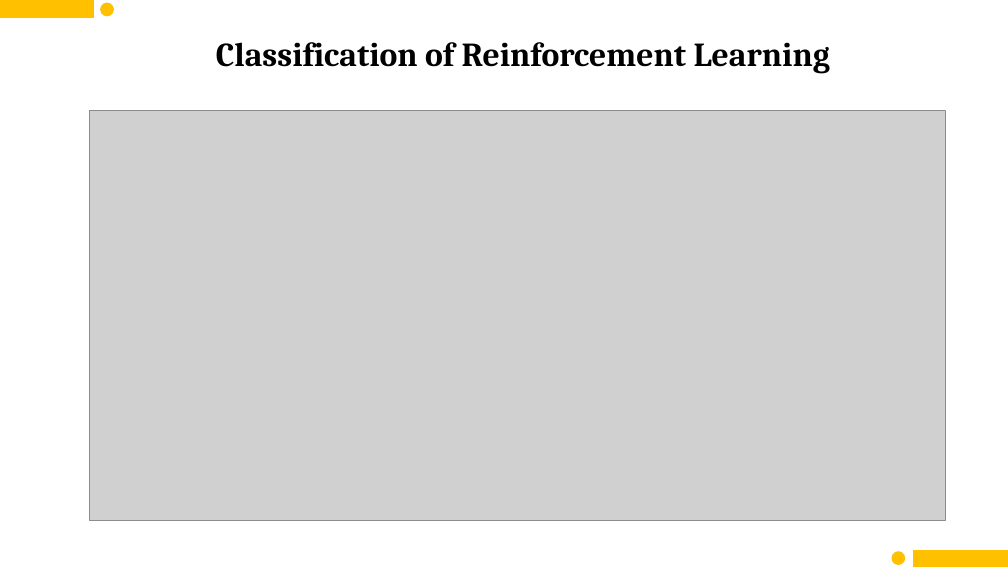
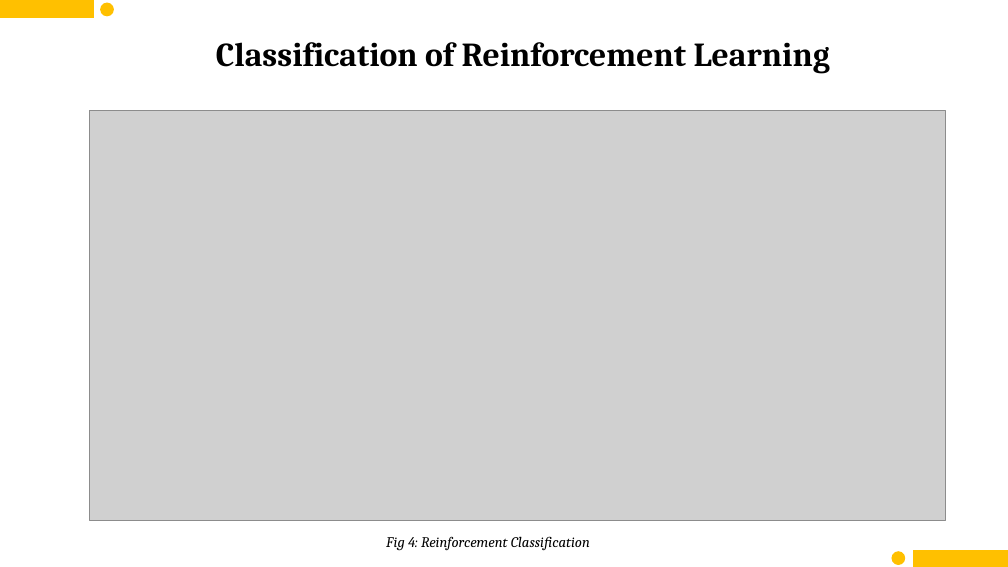
Before and after one commit to imshubhamcodex/ql--resources, a slide deck: slide 14 of mid_sem_RL_interM.pptx. Drawn at 1008x567 pixels with LibreOffice and Linux fonts; fonts in the diff are those of the drawing; grey boxes stand for pictures. Boxes give left, top, right and bottom in pixels: in the first picture for what was removed or moved away, otherwise in the second. Text is boxed around its words. In the diff, an @@ line names an element or a change of style, - is before the commit and + after.

```diff
--- a/mid_sem_RL_interM.pptx
+++ b/mid_sem_RL_interM.pptx
@@ text added at <box>386,536,590,551</box>, 14 pt, text #000000, italic @@
+Fig 4: Reinforcement Classification
```
Also in this commit, not shown: 15 other slides changed.
